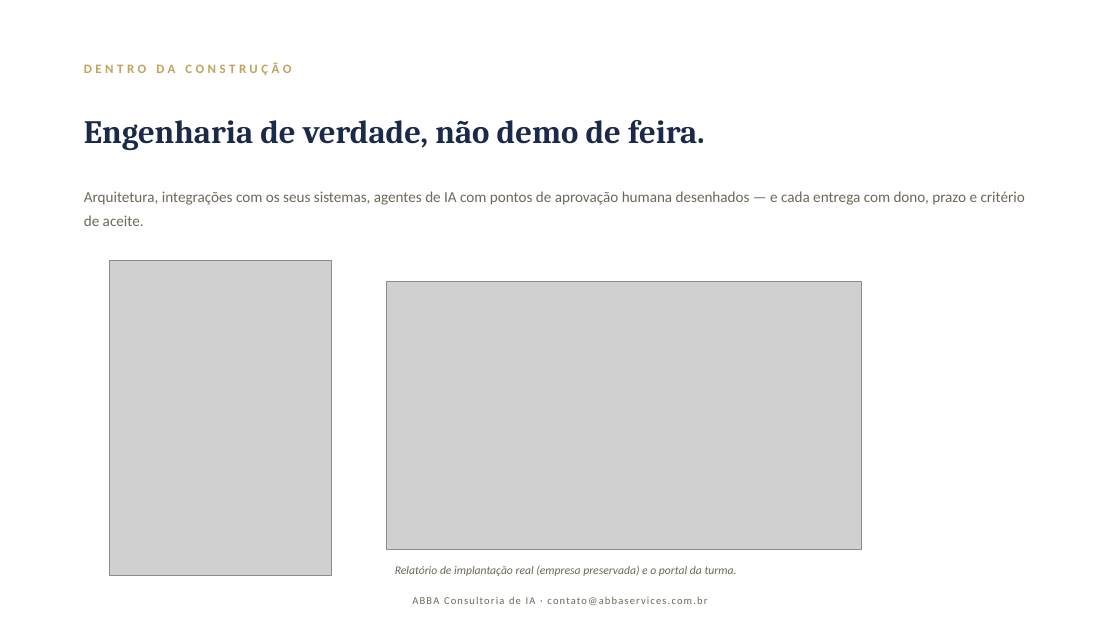
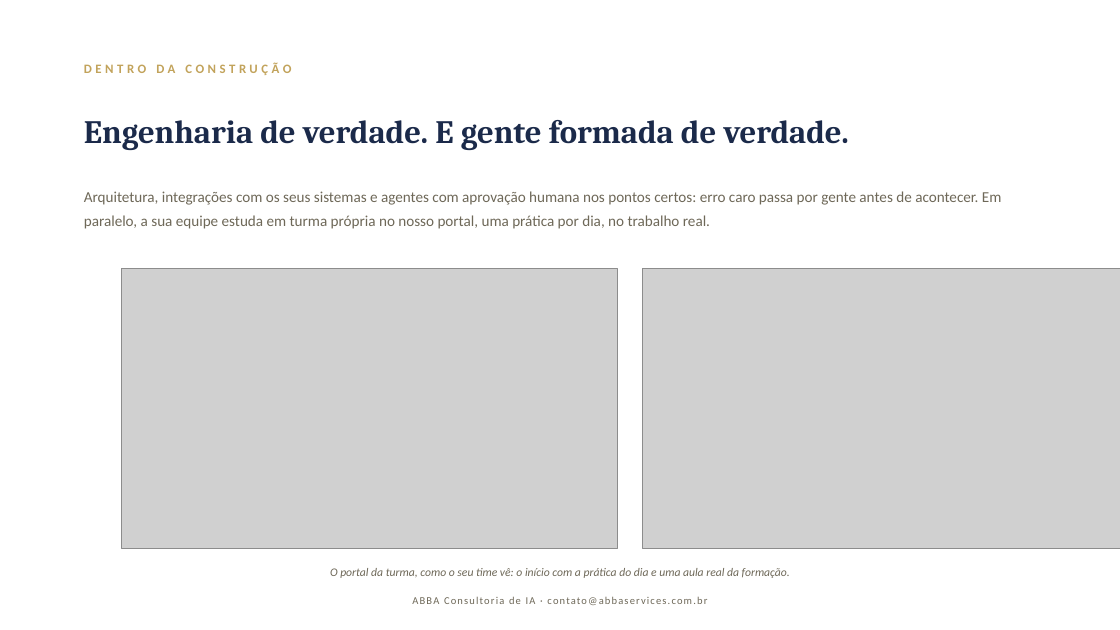
Before and after one commit to DanielMoraesCoca/abba-ops, a slide deck: slide 9 of 08-materiais/modelos/abba-deck-institucional.pptx (slide 7 before the commit). Drawn at 1120x630 pixels with LibreOffice and Linux fonts; fonts in the diff are those of the drawing; grey boxes stand for pictures. Boxes give left, top, right and bottom in pixels: in the first picture for what was removed or moved away, otherwise in the second. Text is boxed around its words. In the diff, an @@ line names an element or a change of style, - is before the commit and + after.

```diff
--- a/08-materiais/modelos/abba-deck-institucional.pptx
+++ b/08-materiais/modelos/abba-deck-institucional.pptx
@@ text at [84, 120, 849, 150]: text changed @@
-Engenharia de verdade, não demo de feira.
+Engenharia de verdade. E gente formada de verdade.
@@ text at [84, 191, 1001, 229]: text changed @@
-Arquitetura, integrações com os seus sistemas, agentes de IA com pontos de aprovação humana desenhados — e cada entrega com dono, prazo e critério de aceite.
+Arquitetura, integrações com os seus sistemas e agentes com aprovação humana nos pontos certos: erro caro passa por gente antes de acontecer. Em paralelo, a sua equipe estuda em turma própria no nosso portal, uma prática por dia, no trabalho real.
@@ picture: place and size @@
-picture at [109, 260, 332, 576]
+picture at [122, 269, 618, 549]
@@ picture: place and size @@
-picture at [386, 281, 861, 549]
+picture at [643, 269, 1120, 549]
@@ text at [330, 568, 790, 578]: text changed @@
-Relatório de implantação real (empresa preservada) e o portal da turma.
+O portal da turma, como o seu time vê: o início com a prática do dia e uma aula real da formação.
```
Also in this commit, not shown: 8 other slides changed, 3 slides added, 3 slides removed, 18 other files.
